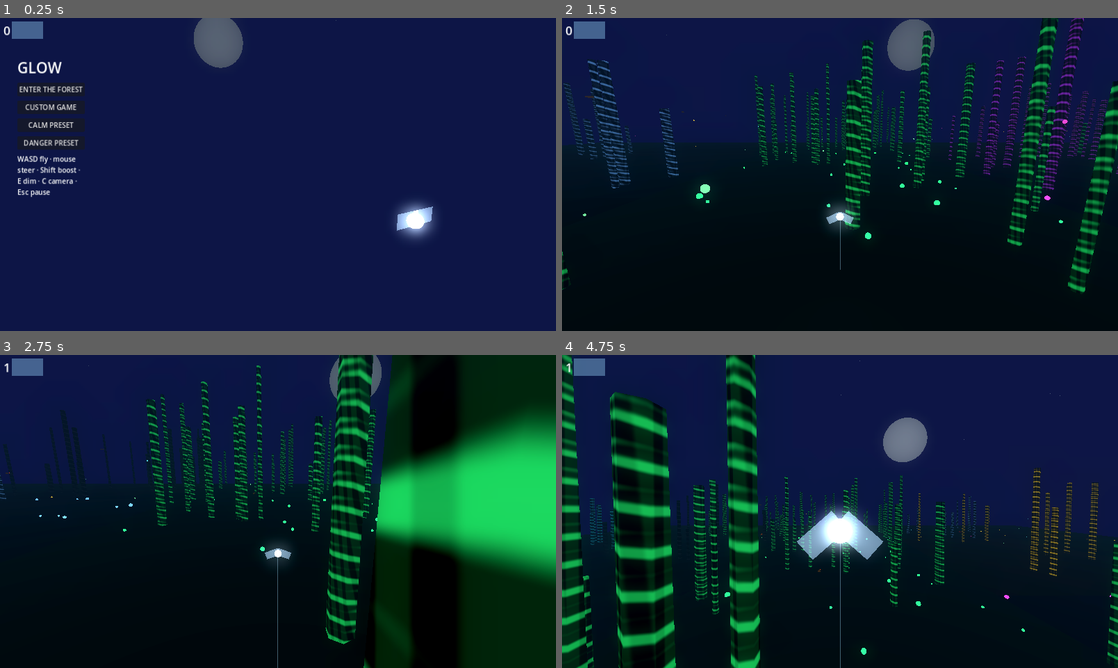
Above: before the commit, frames 1-4 (two rows, left to right).
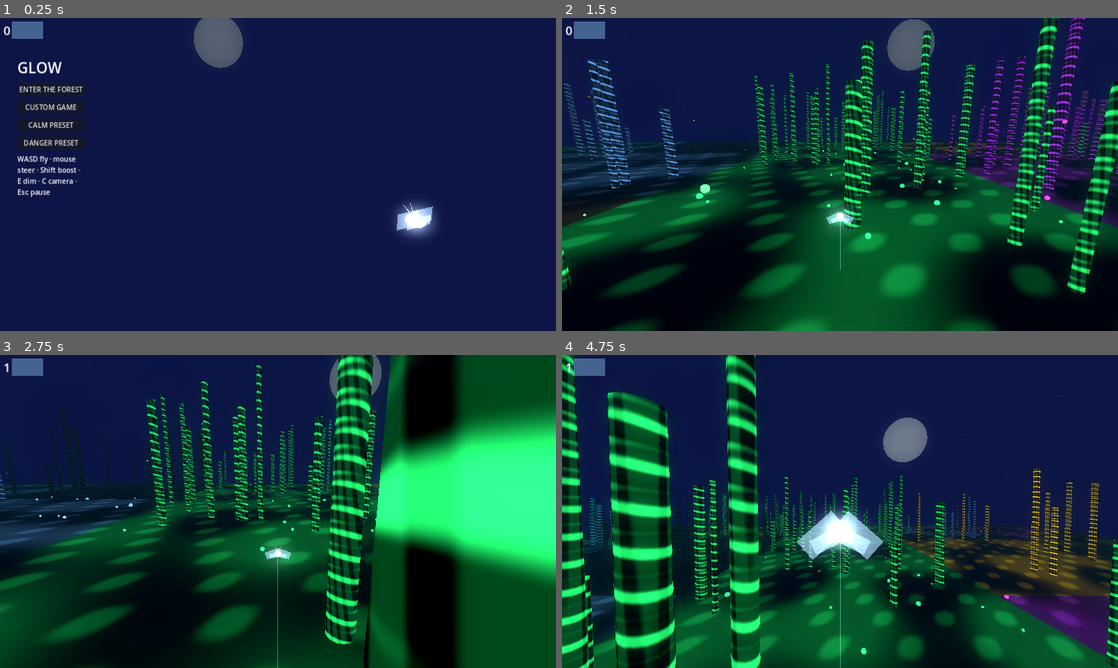
Above: after the commit, the same moments.

Repository: aarshe22/llm-harness-demos
Game: Godot game, scene res://scenes/main/main.tscn
Same seed, same stepped clock (60 frames per second), same inputs: the game is played once before the commit and once after it.
Inputs (mouse positions are in pixels of both pictures, inside the frame that each line leads up to):
- Up to frame 1 (0.25 s): no input
- Up to frame 2 (1.5 s): click "ENTER THE FOREST" at 0.5 s; move the mouse to (867, 174) at 1.27 s; hold W (move_forward) from 1.28 s (still down); hold Shift (boost) from 1.28 s (still down); click (867, 174) at 1.42 s
- Up to frame 3 (2.75 s): keep holding W (move_forward); move the mouse to (250, 511) at 2.02 s; release Shift (boost) at 2.03 s; tap E (dim) at 2.1 s
- Up to frame 4 (4.75 s): keep holding W (move_forward); move the mouse to (851, 505) at 2.77 s; hold Space (rise) 2.78-3.53 s; move the mouse to (834, 517) at 3.52 s; tap C (switch_camera) at 3.6 s; click (834, 517) at 3.67 s; move the mouse to (878, 514) at 4.27 s; hold I from 4.28 s (still down)

The runs differ from the first frame. In frame 1, less than 0.1% of the frame differs, in the area x 72-78%, y 59-68%; in frame 2, 39%; in frame 3, 52%, in the area x 0-100%, y 0-100%; in frame 4, 38%.

Commit message:
Make the night forest bioluminescent and more defined.
Raise default mesh density, give trees layered glowing canopies, replace
chunk boxes with a world-space forest-floor shader, and shape wildlife
with heads, eyes, wings, and legs. Life carries the light.

Co-authored-by: Intellificial Artelligence <aarshe22@users.noreply.github.com>

Diff:
--- a/glow/scripts/ai/predator.gd
+++ b/glow/scripts/ai/predator.gd
@@ -30,59 +30,48 @@
 	var fid := GlowRules.clamp_fidelity(SettingsManager.fidelity)
 	match kind:
 		"owl", "crow":
-			if fid <= 1:
-				var b = BoxMesh.new()
-				b.size = Vector3(0.7, 0.35, 1.1)
-				mesh = b
-			else:
-				var s_owl = SphereMesh.new()
-				s_owl.radius = 0.32
-				s_owl.height = 0.5
-				s_owl.radial_segments = mini(20, 6 + fid * 2)
-				mesh = s_owl
+			var s_owl = SphereMesh.new()
+			s_owl.radius = 0.32
+			s_owl.height = 0.5
+			s_owl.radial_segments = mini(28, 12 + fid * 2)
+			mesh = s_owl
 		"bat", "dragonfly":
 			var s = SphereMesh.new()
 			s.radius = 0.22
 			s.height = 0.44
-			if fid > 1:
-				s.radial_segments = mini(20, 6 + fid * 2)
+			s.radial_segments = mini(28, 12 + fid * 2)
 			mesh = s
 		"bobcat", "fox", "raccoon":
-			if fid <= 1:
-				var c = BoxMesh.new()
-				c.size = Vector3(0.7, 0.45, 1.3)
-				mesh = c
-			else:
-				var s_cat = SphereMesh.new()
-				s_cat.radius = 0.34
-				s_cat.height = 0.5
-				s_cat.radial_segments = mini(20, 6 + fid * 2)
-				mesh = s_cat
+			var s_cat = SphereMesh.new()
+			s_cat.radius = 0.34
+			s_cat.height = 0.5
+			s_cat.radial_segments = mini(28, 12 + fid * 2)
+			mesh = s_cat
 		"frog", "snake", "mantis":
 			var s2 = SphereMesh.new()
 			s2.radius = 0.28
 			s2.height = 0.4
-			if fid > 1:
-				s2.radial_segments = mini(20, 6 + fid * 2)
+			s2.radial_segments = mini(28, 12 + fid * 2)
 			mesh = s2
 		_:
 			var s3 = SphereMesh.new()
 			s3.radius = 0.3
 			s3.height = 0.6
-			if fid > 1:
-				s3.radial_segments = mini(20, 6 + fid * 2)
+			s3.radial_segments = mini(28, 12 + fid * 2)
 			mesh = s3
 	mi.mesh = mesh
 	var mat = StandardMaterial3D.new()
 	mat.albedo_color = Color(0.05, 0.05, 0.06)
 	mat.emission_enabled = true
 	mat.emission = Color(0.9, 0.15, 0.1) if kind in ["owl", "bobcat"] else Color(0.7, 0.5, 0.2)
-	mat.emission_energy_multiplier = 0.35
+	mat.emission_energy_multiplier = 0.7
 	mi.material_override = mat
-	if fid > 1 and kind in ["owl", "crow", "bobcat", "fox"]:
-		mi.scale = Vector3(0.8, 0.65, 1.55)
+	if kind in ["owl", "crow", "bat"]:
+		mi.scale = Vector3(0.9, 0.72, 1.55)
+	elif kind in ["bobcat", "fox", "raccoon"]:
+		mi.scale = Vector3(0.72, 0.58, 1.75)
 	add_child(mi)
-	if fid >= 3 and kind in ["owl", "crow", "bat", "dragonfly"]:
+	if kind in ["owl", "crow", "bat", "dragonfly"]:
 		var wmat = StandardMaterial3D.new()
 		wmat.albedo_color = Color(0.08, 0.08, 0.1)
 		wmat.cull_mode = BaseMaterial3D.CULL_DISABLED
--- a/glow/scripts/player/moth_controller.gd
+++ b/glow/scripts/player/moth_controller.gd
@@ -31,11 +31,10 @@
 	var f = GlowRules.clamp_fidelity(SettingsManager.fidelity)
 	if body_mesh and body_mesh.mesh is SphereMesh:
 		var sm = body_mesh.mesh as SphereMesh
-		if f > 1:
-			sm.radial_segments = mini(32, 8 + f * 4)
-			sm.rings = mini(24, 8 + f * 2)
-			body_mesh.scale = Vector3(0.92, 0.85, 1.28)
-	if f >= 3 and get_node_or_null("AntL") == null:
+		sm.radial_segments = mini(32, 16 + f * 3)
+		sm.rings = mini(24, 12 + f * 2)
+		body_mesh.scale = Vector3(0.92, 0.85, 1.28)
+	if get_node_or_null("AntL") == null:
 		var ant_mesh = CylinderMesh.new()
 		ant_mesh.top_radius = 0.003
 		ant_mesh.bottom_radius = 0.008
@@ -57,7 +56,7 @@
 		ant_r.position.x = 0.04
 		ant_r.rotation_degrees.z = -20
 		add_child(ant_r)
-	if f >= 3 and get_node_or_null("HindL") == null and wing_l:
+	if get_node_or_null("HindL") == null and wing_l:
 		var hind = wing_l.duplicate()
 		hind.name = "HindL"
 		hind.scale = Vector3(0.62, 0.62, 0.62)
--- a/glow/scripts/procedural/chunk_manager.gd
+++ b/glow/scripts/procedural/chunk_manager.gd
@@ -2,6 +2,7 @@
 extends Node3D
 
 const Biome := preload("res://scripts/procedural/biome_manager.gd")
+const FloorShader := preload("res://shaders/floor.gdshader")
 
 const PoolScript := preload("res://scripts/ai/predator_pool.gd")
 const BarkShader := preload("res://shaders/bark.gdshader")
@@ -69,26 +70,25 @@
 
 func _ground(node: Node3D, origin: Vector3, biome: String, cfg) -> void:
 	var mesh = MeshInstance3D.new()
-	var box = BoxMesh.new()
-	box.size = Vector3(cfg.chunk_size, 0.8, cfg.chunk_size)
-	mesh.mesh = box
-	var mat = StandardMaterial3D.new()
-	mat.albedo_color = Color(0.03, 0.04, 0.03)
-	mat.roughness = 1.0
-	var glow = Biome.color_for(biome)
-	mat.emission_enabled = true
-	mat.emission = glow
-	mat.emission_energy_multiplier = 0.04 * cfg.moss_density
-	mesh.material_override = mat
-	mesh.position = origin + Vector3(cfg.chunk_size * 0.5, -0.4, cfg.chunk_size * 0.5)
+	var plane = PlaneMesh.new()
+	plane.size = Vector2(cfg.chunk_size + 0.14, cfg.chunk_size + 0.14)
+	var fid := GlowRules.clamp_fidelity(SettingsManager.fidelity)
+	plane.subdivide_width = mini(36, 16 + fid * 2)
+	plane.subdivide_depth = plane.subdivide_width
+	mesh.mesh = plane
+	var sm = ShaderMaterial.new()
+	sm.shader = FloorShader
+	sm.set_shader_parameter("glow", Biome.color_for(biome))
+	mesh.material_override = sm
+	mesh.position = origin + Vector3(cfg.chunk_size * 0.5, 0.0, cfg.chunk_size * 0.5)
 	node.add_child(mesh)
 	var body = StaticBody3D.new()
 	var col = CollisionShape3D.new()
 	var shp = BoxShape3D.new()
-	shp.size = box.size
+	shp.size = Vector3(cfg.chunk_size, 0.4, cfg.chunk_size)
 	col.shape = shp
 	body.add_child(col)
-	body.position = mesh.position
+	body.position = origin + Vector3(cfg.chunk_size * 0.5, -0.2, cfg.chunk_size * 0.5)
 	body.add_to_group("hard")
 	node.add_child(body)
 
@@ -107,7 +107,7 @@
 	cyl.top_radius = 1.0
 	cyl.bottom_radius = 1.15
 	cyl.height = 1.0
-	cyl.radial_segments = 6 if GlowRules.clamp_fidelity(SettingsManager.fidelity) <= 1 else mini(24, 6 + GlowRules.clamp_fidelity(SettingsManager.fidelity) * 2)
+	cyl.radial_segments = mini(32, 14 + GlowRules.clamp_fidelity(SettingsManager.fidelity) * 2)
 	var mm = MultiMesh.new()
 	mm.transform_format = MultiMesh.TRANSFORM_3D
 	mm.mesh = cyl
@@ -150,9 +150,8 @@
 	sph.radius = 1.0
 	sph.height = 2.0
 	var fid := GlowRules.clamp_fidelity(SettingsManager.fidelity)
-	if fid > 1:
-		sph.radial_segments = mini(24, 6 + fid * 2)
-		sph.rings = mini(16, 4 + fid)
+	sph.radial_segments = mini(24, 10 + fid * 2)
+	sph.rings = mini(16, 8 + fid)
 	var mm = MultiMesh.new()
 	mm.transform_format = MultiMesh.TRANSFORM_3D
 	mm.mesh = sph
--- a/glow/shaders/bark.gdshader
+++ b/glow/shaders/bark.gdshader
@@ -10,6 +10,6 @@
 	float veins = smoothstep(0.42, 0.92, rings * 0.5 + 0.5);
 	float moss = smoothstep(0.15, 0.55, 0.5 + 0.5 * sin(VERTEX.x * 14.0 + VERTEX.z * 11.0));
 	ALBEDO = mix(dark.rgb, glow.rgb * 0.35, veins * 0.7);
-	EMISSION = glow.rgb * (veins * 0.55 + moss * 0.12) * pulse;
+	EMISSION = glow.rgb * (veins * 0.85 + moss * 0.22) * pulse;
 	ROUGHNESS = 0.94;
 }
--- /dev/null
+++ b/glow/shaders/floor.gdshader
@@ -0,0 +1,25 @@
+shader_type spatial;
+render_mode cull_disabled;
+
+uniform vec4 glow : source_color = vec4(0.25, 0.85, 0.7, 1.0);
+uniform float pulse = 1.0;
+
+varying vec3 world_pos;
+
+void vertex() {
+	world_pos = (MODEL_MATRIX * vec4(VERTEX, 1.0)).xyz;
+}
+
+void fragment() {
+	vec2 p = world_pos.xz;
+	float n = sin(p.x * 0.31) + sin(p.y * 0.27) + sin((p.x + p.y) * 0.19);
+	float litter = sin(p.x * 1.9) * sin(p.y * 1.7) * 0.5 + 0.5;
+	float moss = smoothstep(0.15, 0.82, 0.52 + 0.22 * n);
+	float veins = smoothstep(0.62, 0.92, sin(p.x * 0.85 + p.y * 0.4) * sin(p.y * 0.7) * 0.5 + 0.5);
+	vec3 soil = vec3(0.028, 0.034, 0.024);
+	vec3 duff = vec3(0.045, 0.055, 0.032);
+	vec3 col = mix(soil, duff, litter * 0.55);
+	ALBEDO = col;
+	EMISSION = glow.rgb * (moss * (0.18 + 0.12 * pulse) + veins * 0.22 * pulse);
+	ROUGHNESS = 0.95;
+}
Not shown, changed: glow/src/bark.js
Not shown, changed: glow/src/bloom.js
Not shown, added: glow/src/floor.js
Not shown, changed: glow/src/main.js
Not shown, changed: glow/src/moth.js
Not shown, changed: glow/src/predators.js
Not shown, changed: glow/src/rules.js
Not shown, changed: glow/src/ui.js
Not shown, changed: glow/src/world.js
Not shown, changed: glow/tests/rules.test.mjs
